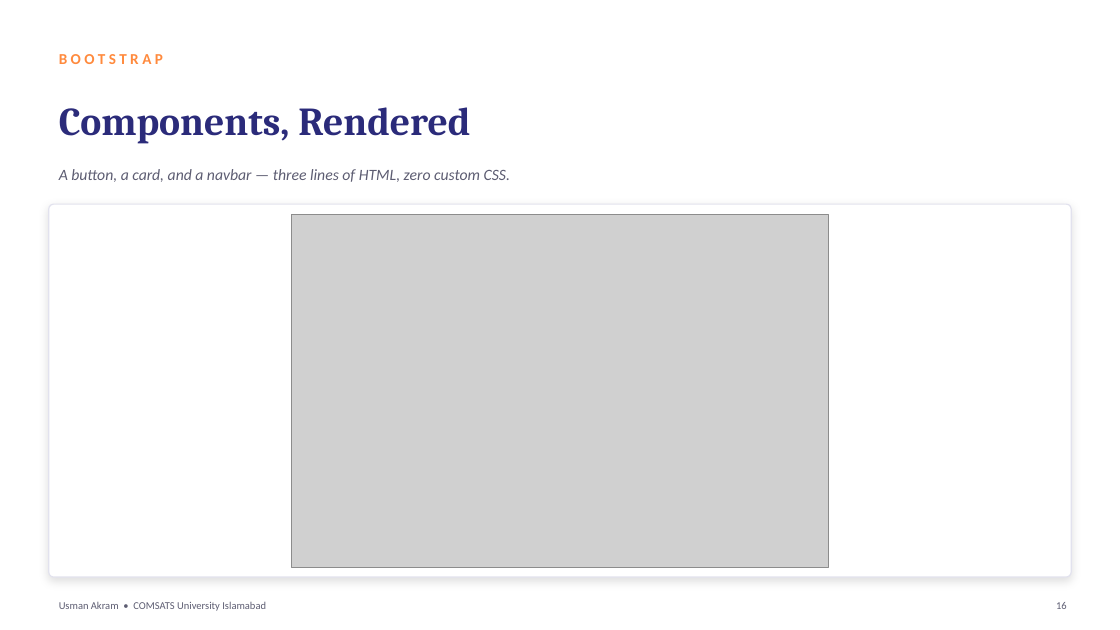
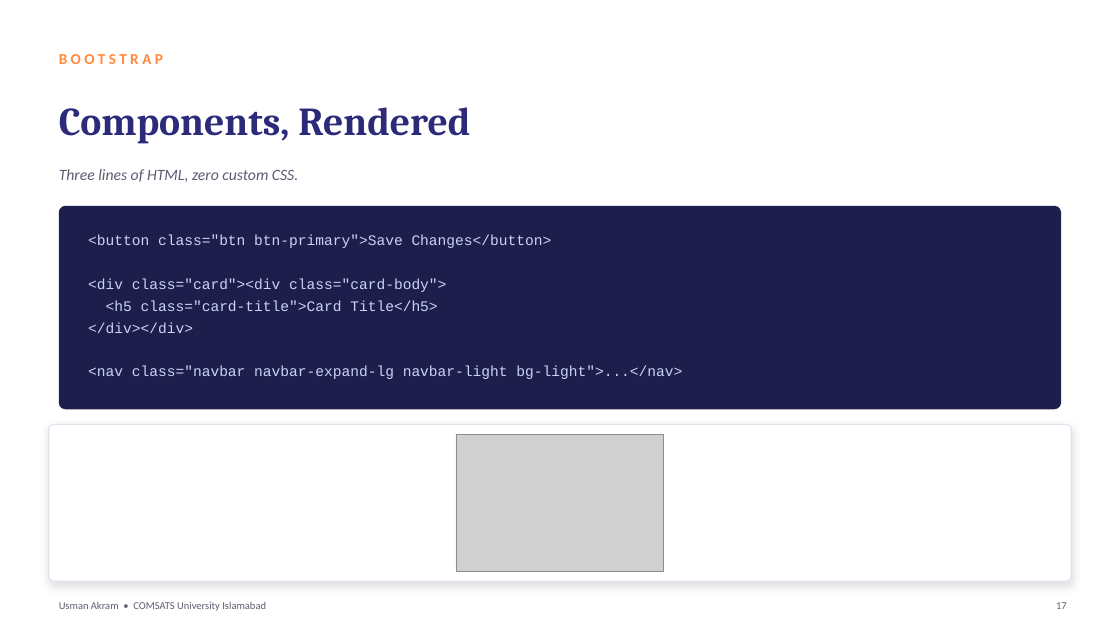
Before and after one commit to mua22/mern-web-book, a slide deck: slide 17 of slides/CSC336-Lecture-10-Responsive-Design-and-Frameworks.pptx (slide 16 before the commit). Drawn at 1120x630 pixels with LibreOffice and Linux fonts; fonts in the diff are those of the drawing; grey boxes stand for pictures. Boxes give left, top, right and bottom in pixels: in the first picture for what was removed or moved away, otherwise in the second. Text is boxed around its words. In the diff, an @@ line names an element or a change of style, - is before the commit and + after.

```diff
--- a/slides/CSC336-Lecture-10-Responsive-Design-and-Frameworks.pptx
+++ b/slides/CSC336-Lecture-10-Responsive-Design-and-Frameworks.pptx
@@ text at (59, 169, 298, 182): text changed @@
-A button, a card, and a navbar — three lines of HTML, zero custom CSS.
+Three lines of HTML, zero custom CSS.
@@ rounded rectangle added at (59, 206, 1061, 409), fill #1E1E4C @@
@@ text added at (88, 235, 682, 379), 12.5 pt, text #C9D3F5 @@
+<button class="btn btn-primary">Save Changes</button>
+<div class="card"><div class="card-body">
+<h5 class="card-title">Card Title</h5>
+</div></div>
+<nav class="navbar navbar-expand-lg navbar-light bg-light">...</nav>
@@ rounded rectangle: place and size @@
-rounded rectangle at (49, 204, 1071, 577)
+rounded rectangle at (49, 424, 1071, 581)
@@ rounded rectangle at (49, 424, 1071, 581): proportions changed @@
@@ picture: place and size @@
-picture at (292, 214, 828, 567)
+picture at (456, 434, 665, 571)
@@ text at (1056, 602, 1067, 609): text changed @@
-16
+17
```
Also in this commit, not shown: 21 other slides changed, 2 slides added, 2 other files.
